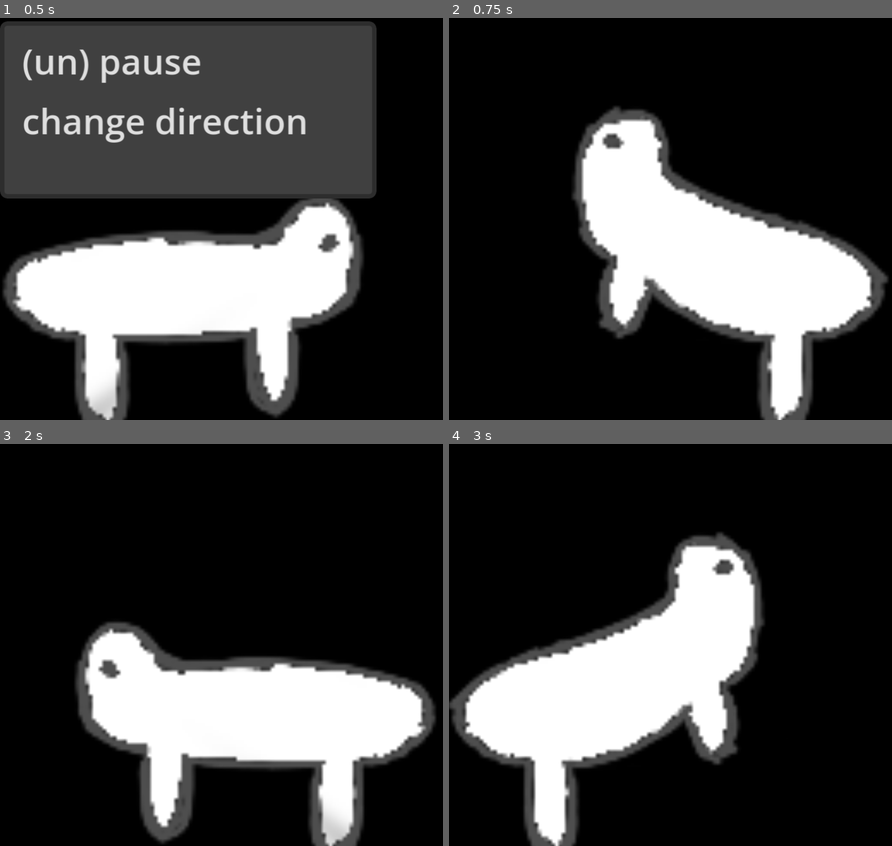
Above: before the commit, frames 1-4 (two rows, left to right).
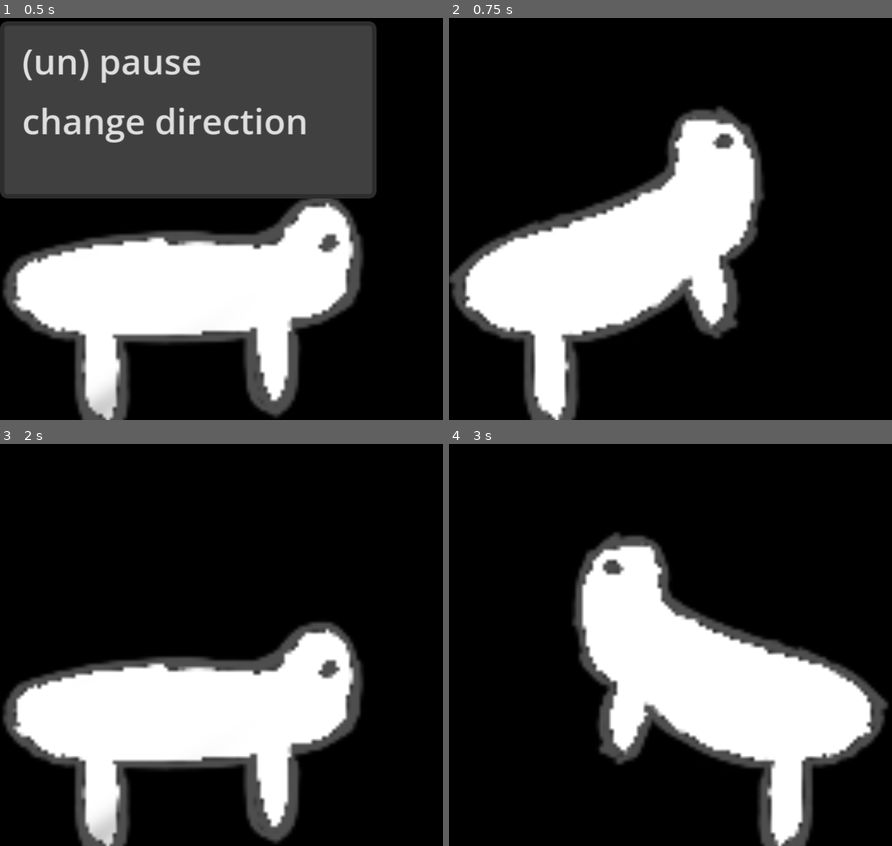
Above: after the commit, the same moments.

Repository: fabianternis/my-screen-pet
Game: Godot game, scene res://main.tscn
The game is run twice, just before and just after one commit, with the same random seed, the same clock (stepped at 60 frames per second) and the same inputs.
Inputs (mouse positions are in pixels of both pictures, inside the frame that each line leads up to):
- Up to frame 1 (0.5 s): no input
- Up to frame 2 (0.75 s): tap Enter at 0.5 s; drag from (666, 295) to (714, 102) at 0.52 s
- Up to frame 3 (2 s): tap Space at 1.25 s; drag from (132, 645) to (217, 721) at 1.27 s
- Up to frame 4 (3 s): move the mouse to (714, 528) at 2.02 s; hold Right 2.03-2.75 s; tap Alt at 2.1 s; tap Enter at 2.75 s; drag from (648, 713) to (537, 556) at 2.77 s

Frame 1 is identical in both runs. In frame 2, 34% of the frame differs, in the area x 0-100%, y 21-100%; in frame 3, 23%; in frame 4, 34%.

Commit message:
FINALLY the screen-border stuff is resolved

Diff:
--- a/main.gd
+++ b/main.gd
@@ -116,16 +116,6 @@
 
 
 func _process(delta: float):
-	#print(direction)
-	var window_position = Vector2(DisplayServer.window_get_position())
-
-	if !is_paused:
-		#window_position += direction * speed * delta
-		other_window_pos_tofix += direction * speed * delta
-
-	window_position.x = clamp(window_position.x, 0, size_screen.x - size_window.x)
-	window_position.y = clamp(window_position.y, 0, size_screen.y - size_window.y)
-	DisplayServer.window_set_position (Vector2(window_position))
 	if is_dragging:
 		var mouse_pos = Vector2(DisplayServer.mouse_get_position())
 		#var new_window_pos = mouse_pos - drag_offset
@@ -158,27 +148,30 @@
 
 		return
 
+	if !is_paused:
+		other_window_pos_tofix += direction * speed * delta
 
 	var max_x = size_screen.x - size_window.x
 	var max_y = size_screen.y - size_window.y
 
 	if other_window_pos_tofix.x <= 0:
+		other_window_pos_tofix.x = 0
 		if direction.x < 0:
 			print(1)
-			#switch_direction("x")
-			direction = initial_direction
-
+			switch_direction("x")
 	elif other_window_pos_tofix.x >= max_x:
+		other_window_pos_tofix.x = max_x
 		if direction.x > 0:
 			print(2)
-			#switch_direction("x")
-			direction = -initial_direction
+			switch_direction("x")
 
 	if other_window_pos_tofix.y <= 0:
+		other_window_pos_tofix.y = 0
 		if direction.y < 0:
 			print(3)
 			switch_direction("y")
 	elif other_window_pos_tofix.y >= max_y:
+		other_window_pos_tofix.y = max_y
 		if direction.y > 0:
 			print(4)
 			switch_direction("y")
@@ -188,13 +181,8 @@
 	if is_idle and !is_paused:
 		_idle(delta)
 
-	if window_position.x <= 0 or window_position.x >= size_screen.x - size_window.x:
-		direction.x *= -1
-	if window_position.y <= 0 or window_position.y >= size_screen.y - size_window.y:
-		direction.y *= -1
-
 	if !is_idle and !is_paused and !is_dragging:
-		could_idle(0.00125, 5, 7)
+		could_idle(0.00125, 0.5, 2.2)
 
 func switch_direction(axis = "x"):
 	if axis == "x":
